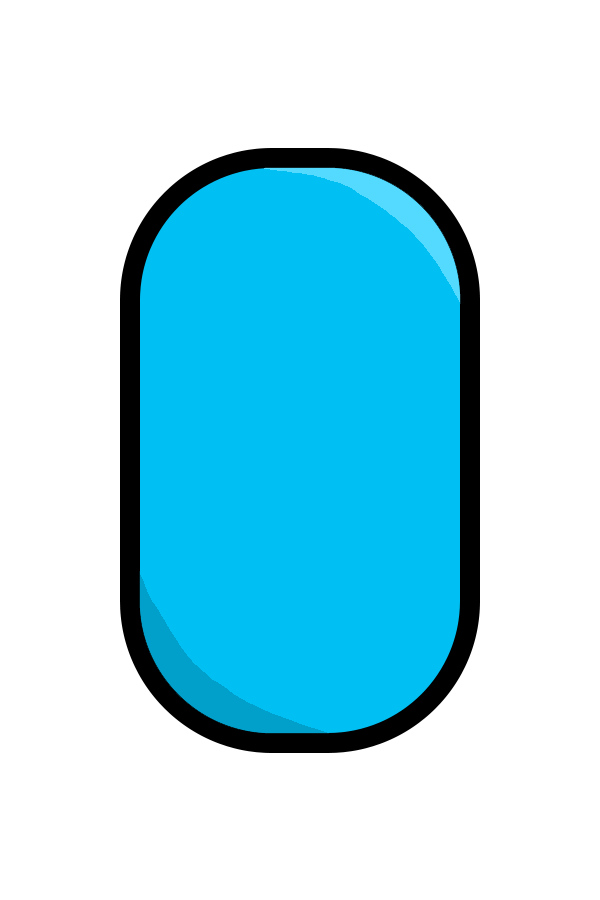
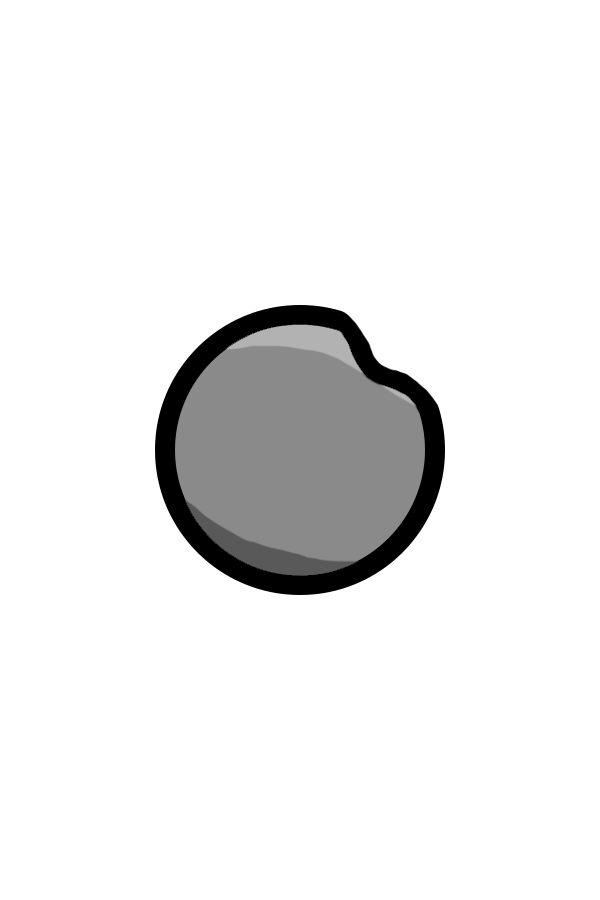
Revision of a layered 600 × 900 image; what changed, layer by layer:
added group "weapon2" with 2 layers in group "NEW" over bbox(155, 305, 445, 595)
added layer "Warstwa 3" in group "weapon2" over bbox(183, 324, 418, 576)
added layer "Elipsa 6" in group "weapon2" over bbox(155, 305, 445, 595)
hid group "body" (2 layers) over bbox(120, 148, 480, 753)
painted on "Warstwa 1" over bbox(139, 167, 461, 734)
painted on "Prostokąt zaokrąglony 1" over bbox(140, 168, 460, 733)
